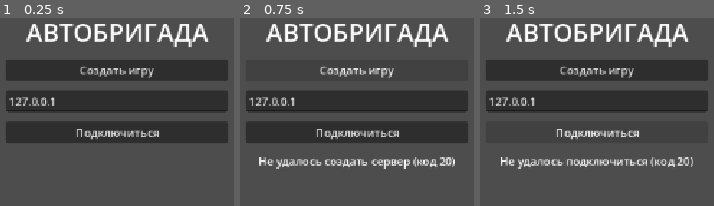
Above: before the commit, frames 1-3 (left to right).
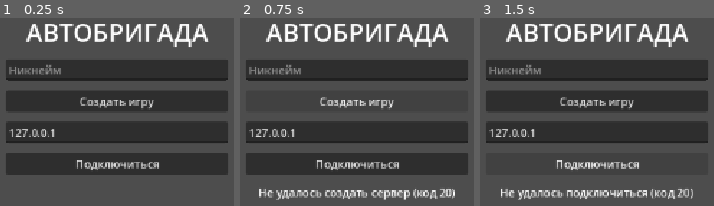
Above: after the commit, the same moments.

Repository: Sparrow-Ran/autobrigade
Game: Godot game, scene res://scenes/ui/main_menu.tscn
Same seed, same stepped clock (60 frames per second), same inputs: the game is played once before the commit and once after it.
Inputs:
- Up to frame 1 (0.25 s): no input
- Up to frame 2 (0.75 s): click "Создать игру" at 0.5 s
- Up to frame 3 (1.5 s): click "Подключиться" at 1.25 s

The runs differ from the first frame. In frame 1, 15% of the frame differs, in the area x 2-98%, y 25-84%; in frame 2, 20%, in the area x 2-98%, y 25-97%; in frame 3, 11%.

Commit message:
Add player nicknames
- Main menu nickname field, persisted to user://settings.cfg
- Client sends the nickname on registration; host trims to 16 chars and
  sets it at spawn (spawn-synced property)
- Display name everywhere (head label, seat labels, prompts) prefers the
  nickname, falling back to "Игрок N"
- Net.local_nickname is the single entry point — Steam persona name will
  plug in there when netcode moves to Steam libraries

Co-Authored-By: Claude Fable 5 <noreply@anthropic.com>

Diff:
--- a/scenes/player/player.gd
+++ b/scenes/player/player.gd
@@ -29,8 +29,10 @@
 
 var gravity: float = ProjectSettings.get_setting("physics/3d/default_gravity")
 var current_seat: Seat = null
-## Set by Net at spawn (synced): picks the capsule color and display name.
+## Set by Net at spawn (synced): picks the capsule color and fallback name.
 var color_index: int = 0
+## Set by Net at spawn (synced): the name chosen in the main menu; may be empty.
+var nickname: String = ""
 
 ## Synced while riding the van bed on foot: every peer reconstructs the pose
 ## from its own local van transform, so passengers never lag off the bed.
@@ -80,6 +82,8 @@
 
 
 func get_display_name() -> String:
+	if not nickname.is_empty():
+		return nickname
 	return "Игрок %d" % (color_index + 1)
 
 
--- a/scenes/player/player.tscn
+++ b/scenes/player/player.tscn
@@ -32,6 +32,9 @@
 properties/5/path = NodePath(".:van_local_yaw")
 properties/5/spawn = true
 properties/5/replication_mode = 1
+properties/6/path = NodePath(".:nickname")
+properties/6/spawn = true
+properties/6/replication_mode = 0
 
 [node name="Player" type="CharacterBody3D" unique_id=1641595711]
 collision_layer = 2
--- a/scenes/ui/main_menu.gd
+++ b/scenes/ui/main_menu.gd
@@ -1,5 +1,8 @@
 extends Control
 
+const SETTINGS_PATH := "user://settings.cfg"
+
+@onready var nick_edit: LineEdit = $VBox/NickEdit
 @onready var host_button: Button = $VBox/HostButton
 @onready var ip_edit: LineEdit = $VBox/IpEdit
 @onready var join_button: Button = $VBox/JoinButton
@@ -10,9 +13,11 @@
 	Input.mouse_mode = Input.MOUSE_MODE_VISIBLE
 	host_button.pressed.connect(_on_host_pressed)
 	join_button.pressed.connect(_on_join_pressed)
+	_load_settings()
 
 
 func _on_host_pressed() -> void:
+	_apply_and_save_nickname()
 	var err := Net.host()
 	if err != OK:
 		status_label.text = "Не удалось создать сервер (код %d)" % err
@@ -23,8 +28,22 @@
 	if ip.is_empty():
 		status_label.text = "Введите IP хоста"
 		return
+	_apply_and_save_nickname()
 	var err := Net.join(ip)
 	if err != OK:
 		status_label.text = "Не удалось подключиться (код %d)" % err
 	else:
 		status_label.text = "Подключение к %s..." % ip
+
+
+func _apply_and_save_nickname() -> void:
+	Net.local_nickname = nick_edit.text.strip_edges()
+	var config := ConfigFile.new()
+	config.set_value("player", "nickname", Net.local_nickname)
+	config.save(SETTINGS_PATH)
+
+
+func _load_settings() -> void:
+	var config := ConfigFile.new()
+	if config.load(SETTINGS_PATH) == OK:
+		nick_edit.text = str(config.get_value("player", "nickname", ""))
--- a/scenes/ui/main_menu.tscn
+++ b/scenes/ui/main_menu.tscn
@@ -32,6 +32,11 @@
 text = "АВТОБРИГАДА"
 horizontal_alignment = 1
 
+[node name="NickEdit" type="LineEdit" parent="VBox"]
+layout_mode = 2
+max_length = 16
+placeholder_text = "Никнейм"
+
 [node name="HostButton" type="Button" parent="VBox"]
 layout_mode = 2
 text = "Создать игру"
--- a/scripts/network_manager.gd
+++ b/scripts/network_manager.gd
@@ -13,6 +13,9 @@
 var mode: Mode = Mode.OFFLINE
 ## The player node owned by this peer; set by the player itself in _ready.
 var local_player: Node = null
+## Set from the main menu before host/join. Later this is where the Steam
+## persona name will plug in instead.
+var local_nickname: String = ""
 
 var _level_loaded := false
 var _connected := false
@@ -75,7 +78,7 @@
 	_level_loaded = true
 	match mode:
 		Mode.HOST, Mode.OFFLINE:
-			_spawn_player(multiplayer.get_unique_id())
+			_spawn_player(multiplayer.get_unique_id(), local_nickname)
 		Mode.CLIENT:
 			_try_register()
 
@@ -83,17 +86,17 @@
 func _try_register() -> void:
 	if _level_loaded and _connected and not _registered:
 		_registered = true
-		_register_player.rpc_id(1)
+		_register_player.rpc_id(1, local_nickname)
 
 
 @rpc("any_peer", "reliable")
-func _register_player() -> void:
+func _register_player(nickname: String) -> void:
 	if not multiplayer.is_server():
 		return
-	_spawn_player(multiplayer.get_remote_sender_id())
+	_spawn_player(multiplayer.get_remote_sender_id(), nickname)
 
 
-func _spawn_player(peer_id: int) -> void:
+func _spawn_player(peer_id: int, nickname: String) -> void:
 	var container := _players_container()
 	if container == null or container.has_node(str(peer_id)):
 		return
@@ -101,9 +104,10 @@
 	player.name = str(peer_id)
 	player.position = Vector3(2.0 * _spawn_index, 1.2, 4.0)
 	player.color_index = _spawn_index
+	player.nickname = nickname.strip_edges().substr(0, 16)
 	_spawn_index += 1
 	container.add_child(player, true)
-	print("[Net] spawned player for peer %d" % peer_id)
+	print("[Net] spawned player for peer %d (%s)" % [peer_id, player.nickname])
 
 
 func _players_container() -> Node:
